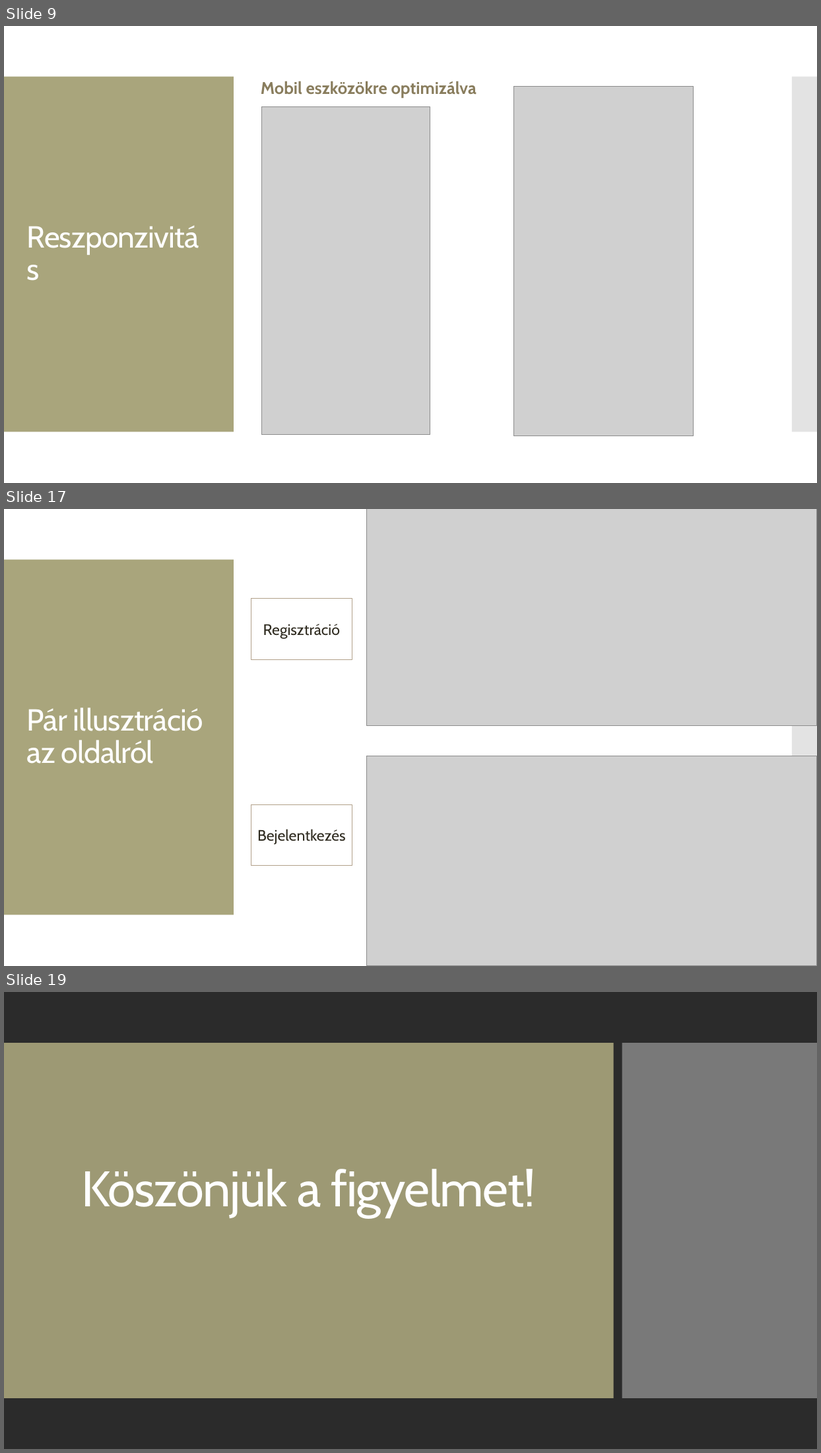
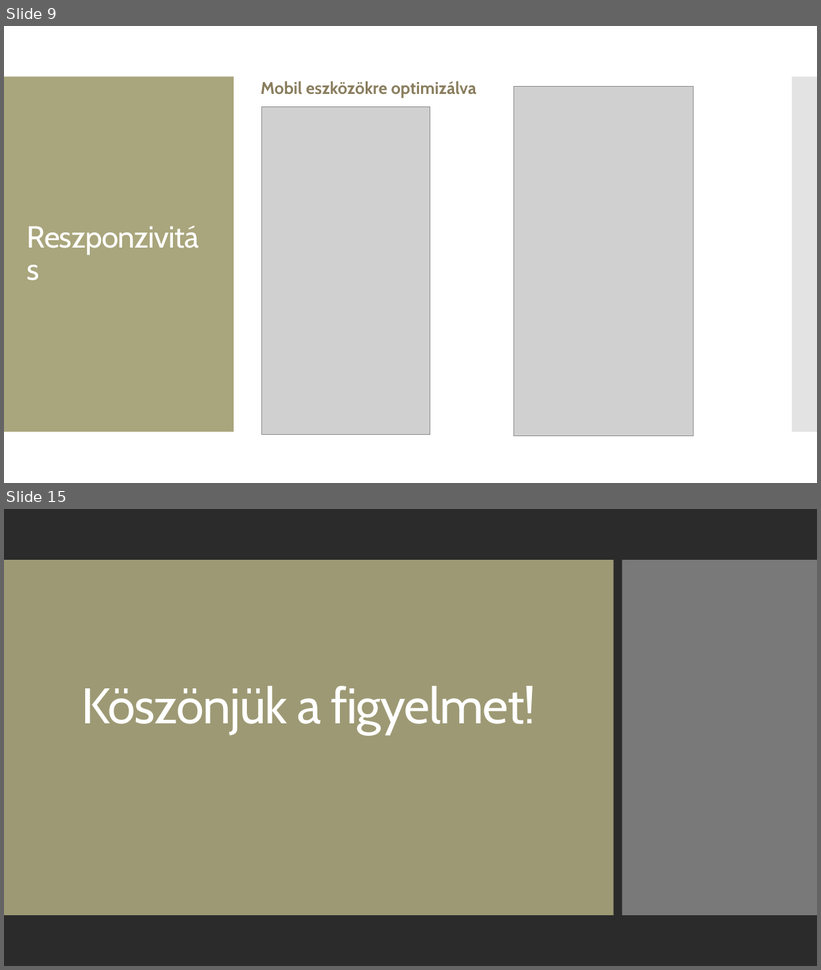
Before and after one commit to ramhap00/ramhapgergo, a slide deck: prezentáció.pptx. Shown one above the other, each under a label of ours: slides 9, 17 and 19 before the commit, slides 9 and 15 after it; the slides between them are not shown. The pictures are 821x1453 and 821x970 pixels, drawn with LibreOffice and Linux fonts; fonts in the diff are those of the drawing; grey boxes stand for pictures; background and template pictures are left out; a plain dark background stands for a picture behind light text. Boxes give left, top, right and bottom in pixels: in the first picture for what was removed or moved away, otherwise in the second. Text is boxed around its words. In the diff, an @@ line names an element or a change of style, - is before the commit and + after.

```diff
--- a/prezentáció.pptx
+++ b/prezentáció.pptx
@@ slide 17 removed at [4, 509, 817, 966], background #FFFFFF; not listed: 2 template elements that a slide beside it also shows @@
@@ picture removed at [367, 509, 817, 725] @@
@@ rectangle removed at [251, 599, 352, 659] @@
-Regisztráció
@@ title removed at [27, 708, 203, 764] @@
-Pár illusztráció az oldalról
@@ picture removed at [367, 756, 817, 966] @@
@@ rectangle removed at [251, 805, 352, 866] @@
-Bejelentkezés
@@ what was slide 19 is now slide 15 @@
```
Also in this commit, not shown: 2 slides changed, 4 slides added, 7 other slides removed.
